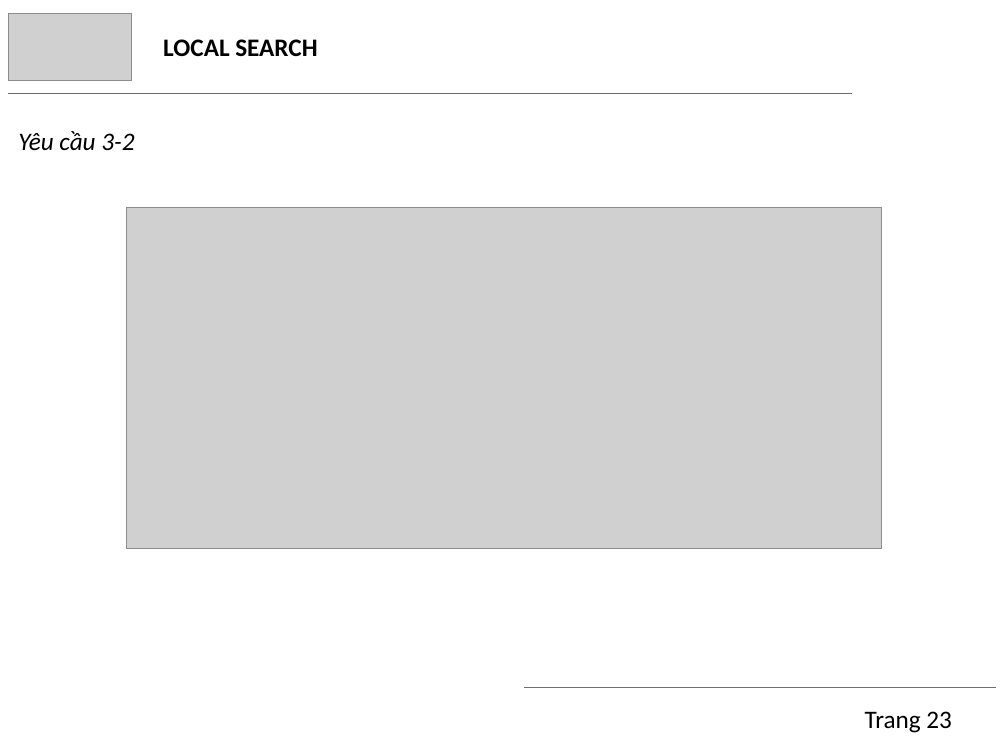
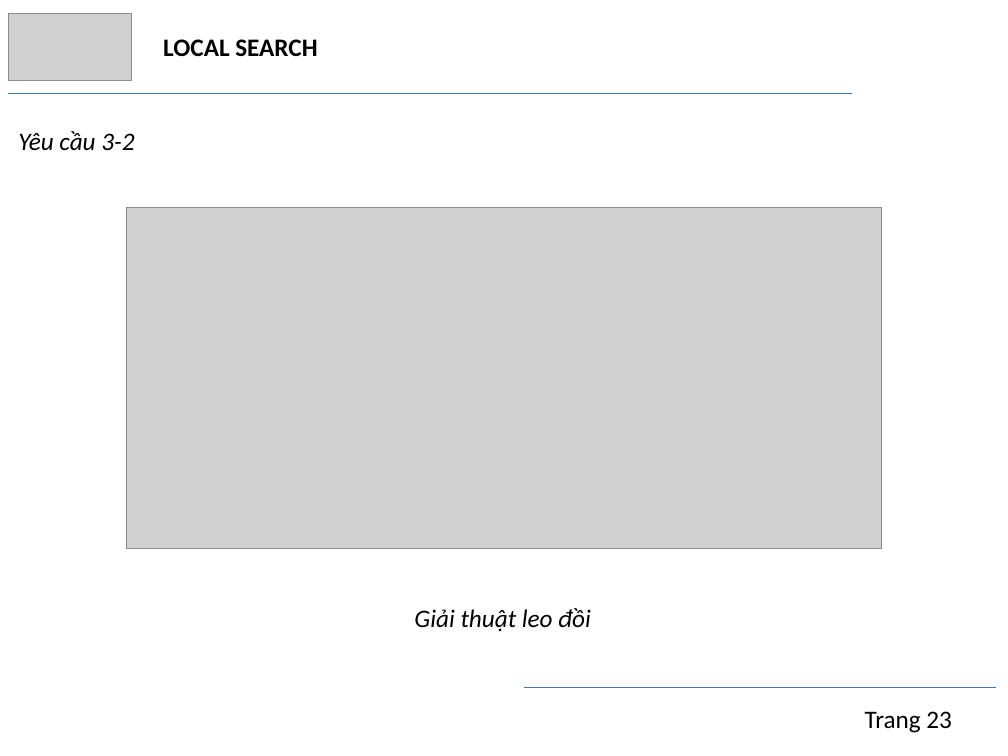
Before and after one commit to trngbro/AI, a slide deck: slide 23 of present/presentation.pptx. Drawn at 1008x756 pixels with LibreOffice and Linux fonts; fonts in the diff are those of the drawing; grey boxes stand for pictures. Boxes give left, top, right and bottom in pixels: in the first picture for what was removed or moved away, otherwise in the second. Text is boxed around its words. In the diff, an @@ line names an element or a change of style, - is before the commit and + after.

```diff
--- a/present/presentation.pptx
+++ b/present/presentation.pptx
@@ text added at [414,608,591,632], 18 pt, text #000000, italic @@
+Giải thuật leo đồi
```
Also in this commit, not shown: 12 other slides changed.
